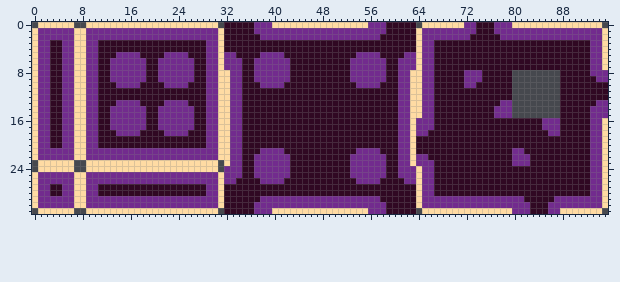
One commit to this sprite sheet: Content/sprites/tiles/purptiles.png. Above is the file before it was changed.
The file is 96x32 pixels.
The result:
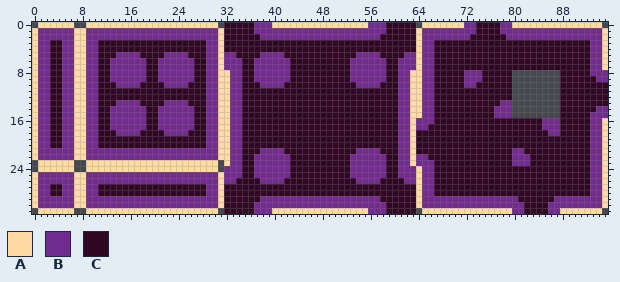
Palette (. is transparent): A #ffdba3  B #722b8e  C #300823
From old to new:
@@ x 75..80 @@
- 0 CCBBBA
- 1 CCBBBB
- 2 CCCBBB
+ 0 CCCBBA
+ 1 CCCBBB
+ 2 CCCCBB
  3 CCCCCC
@@ x 62..95 @@
 12 BAABBCCCCCCCCCCCCC........CCCCCCCC
-13 BAABBCCCCCCCCCCCBB........CCCCCCBB
-14 BAABBCCCCCCCCCCBBB........CCCCCBBB
+13 BAABBCCCCCCCCCCCBB........CCCCCCCC
+14 BAABBCCCCCCCCCCBBB........CCCCCCBB
 15 BAABBCCCCCCCCCCBBB........CCCCCBBB
 16 BABBBCCCCCCCCCCCCCCCCCCBBBCCCCCBBA
-17 BABBBCCCCCCCCCCCCCCCCCCBBBCCCCCBBA
-18 BABBCCCCCCCCCCCCCCCCCCCCBBCCCCCBBA
+17 BABBCCCCCCCCCCCCCCCCCCCBBBCCCCCBBA
+18 BACCCCCCCCCCCCCCCCCCCCCCBBCCCCCBBA
 19 BACCCCCCCCCCCCCCCCCCCCCCCCCCCCCBBA
@@ x 79..84 @@
 28 CCCCCC
-29 BBBCCC
-30 BBBBCC
-31 ABBBCC
+29 BBCCCC
+30 BBBCCC
+31 ABBCCC
Boxes around the changes in both pictures, in picture pixels (x1, y1, x2, y2):
changed: (494, 22, 506, 40)
changed: (590, 100, 608, 112)
changed: (416, 124, 434, 136)
changed: (518, 196, 530, 214)
